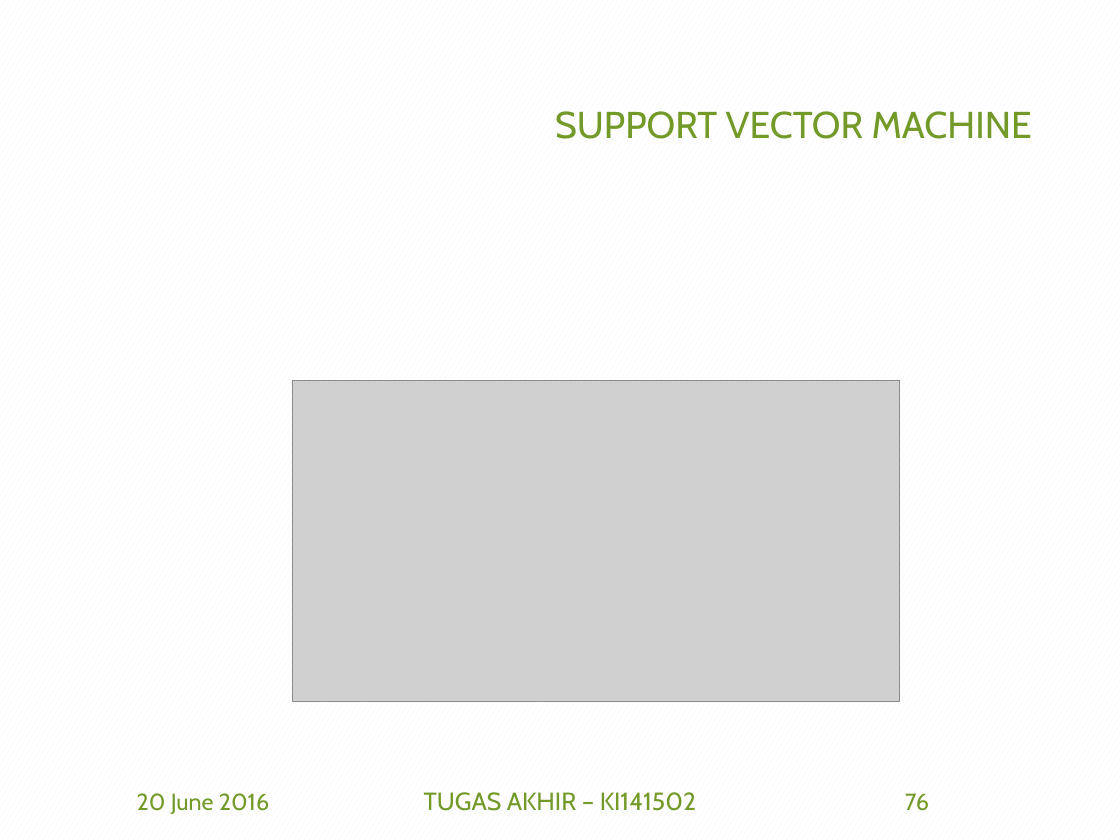
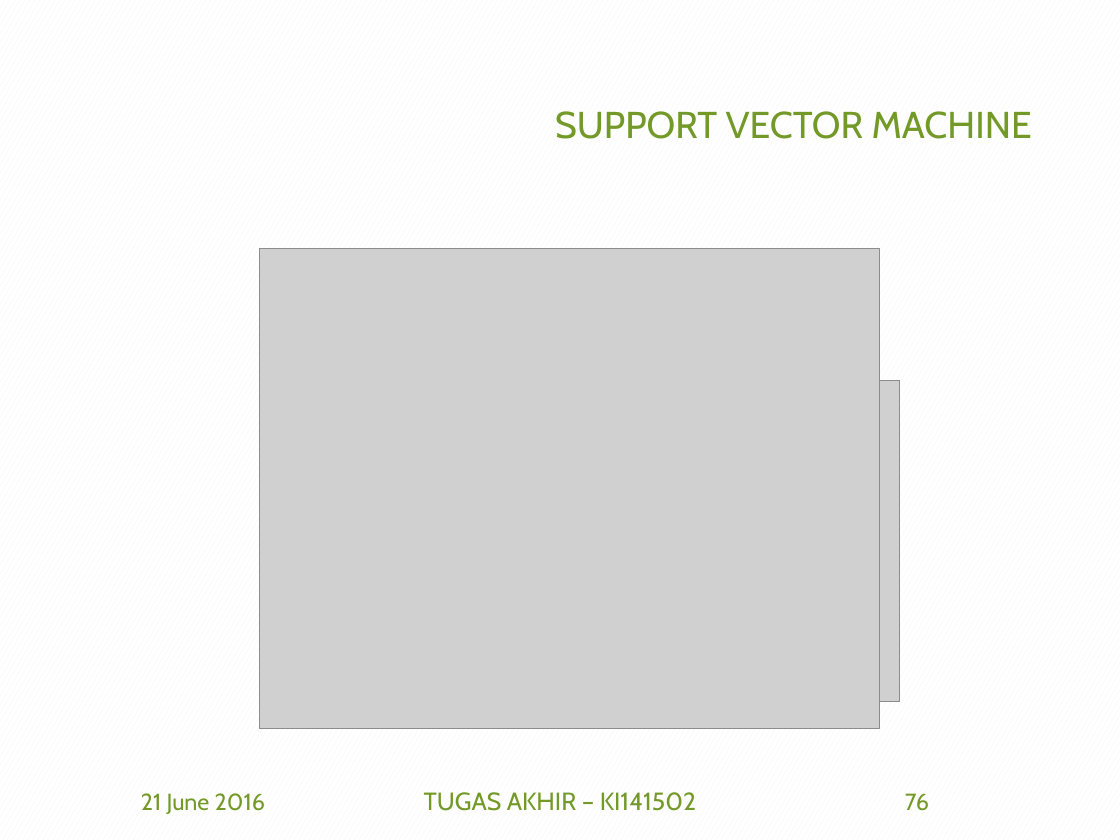
Before and after one commit to afdhalbasith/TA, a slide deck: slide 76 of SiapSidang/5112100153_Afdhal B.pptx. Drawn at 1120x840 pixels with LibreOffice and Linux fonts; fonts in the diff are those of the drawing; grey boxes stand for pictures; background and template pictures are left out. Boxes give left, top, right and bottom in pixels: in the first picture for what was removed or moved away, otherwise in the second. Text is boxed around its words. In the diff, an @@ line names an element or a change of style, - is before the commit and + after.

```diff
--- a/SiapSidang/5112100153_Afdhal B.pptx
+++ b/SiapSidang/5112100153_Afdhal B.pptx
@@ picture added at [260, 249, 880, 729] @@
@@ text at [141, 793, 265, 814]: text changed @@
-20 June 2016
+21 June 2016
```
Also in this commit, not shown: 86 other slides changed, 14 slides removed.
